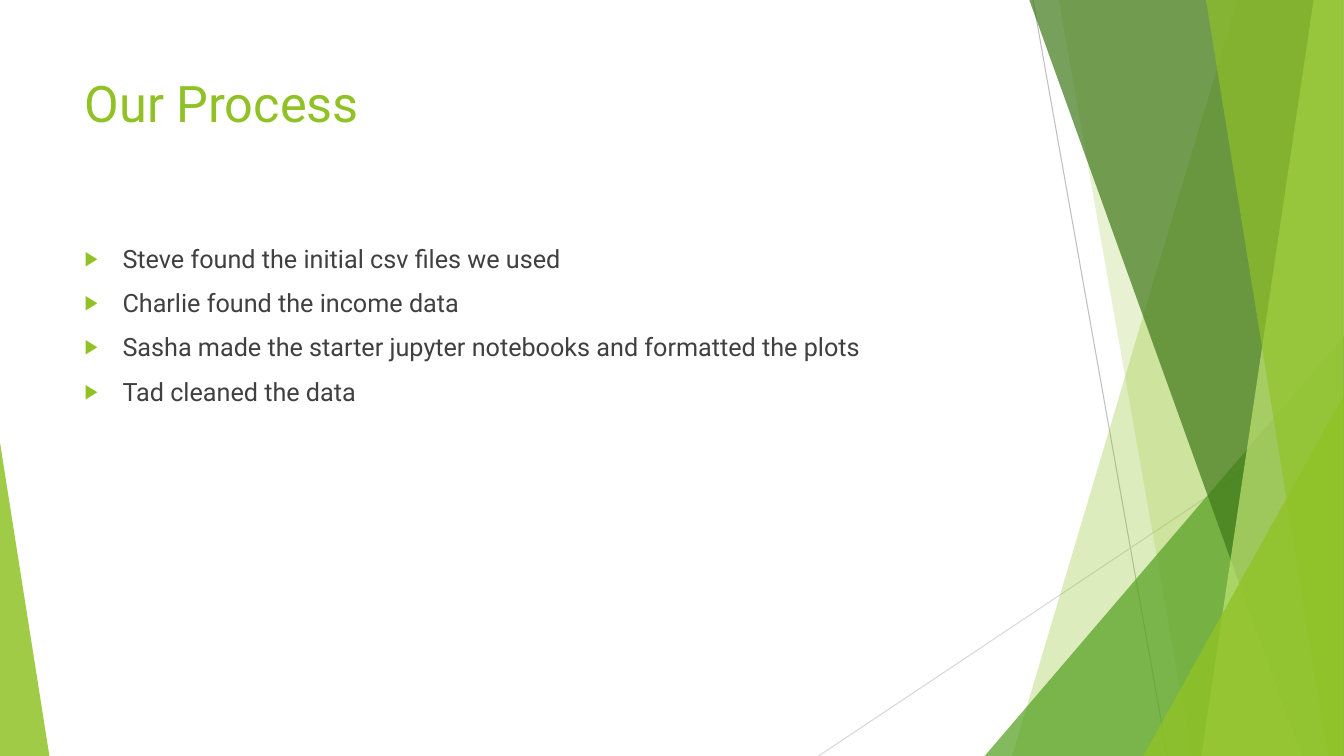
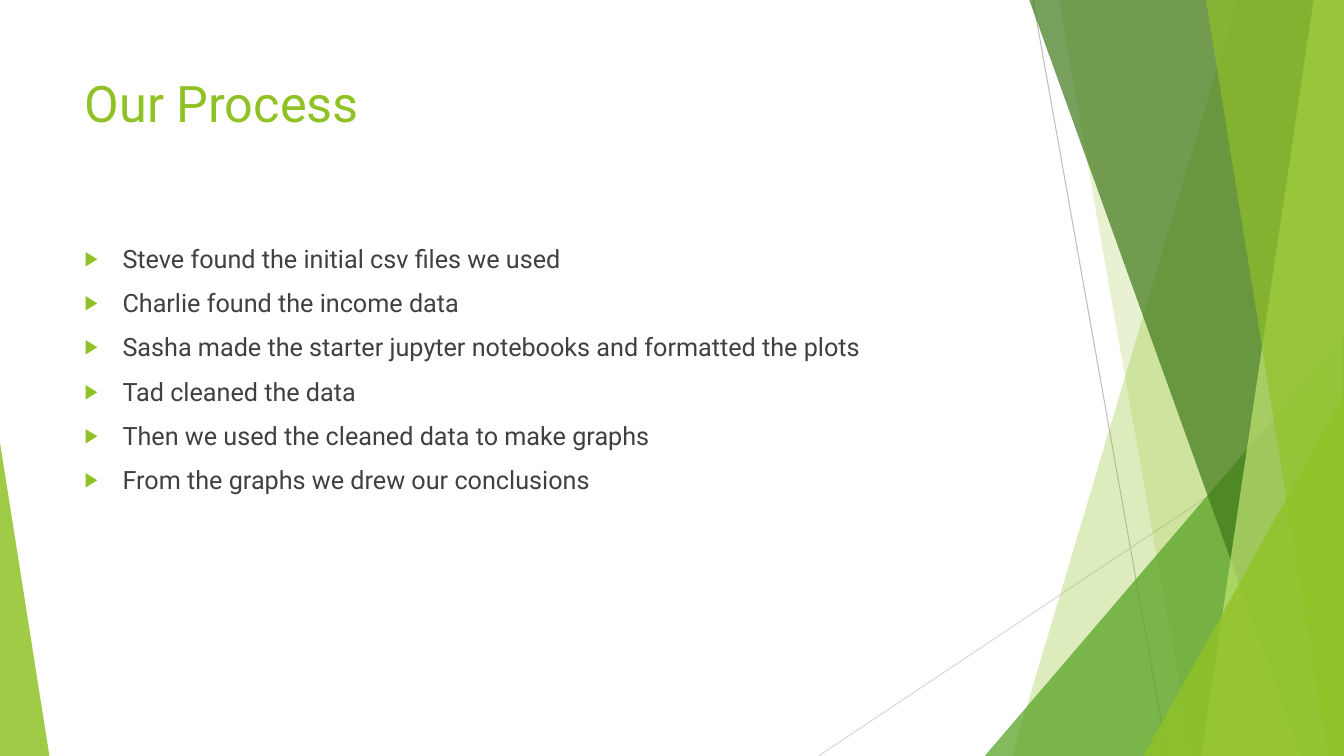
Before and after one commit to TedMur/SnakeBait, a slide deck: slide 4 of SnakeBitePresentation.pptx (slide 3 before the commit). Drawn at 1344x756 pixels with LibreOffice and Linux fonts; fonts in the diff are those of the drawing. Boxes give left, top, right and bottom in pixels: in the first picture for what was removed or moved away, otherwise in the second. Text is boxed around its words. In the diff, an @@ line names an element or a change of style, - is before the commit and + after.

```diff
--- a/SnakeBitePresentation.pptx
+++ b/SnakeBitePresentation.pptx
@@ text at (123,426,649,495): paragraphs added @@
+▶ Then we used the cleaned data to make graphs
+▶ From the graphs we drew our conclusions
```
Also in this commit, not shown: 1 other slide changed, 2 slides added.
